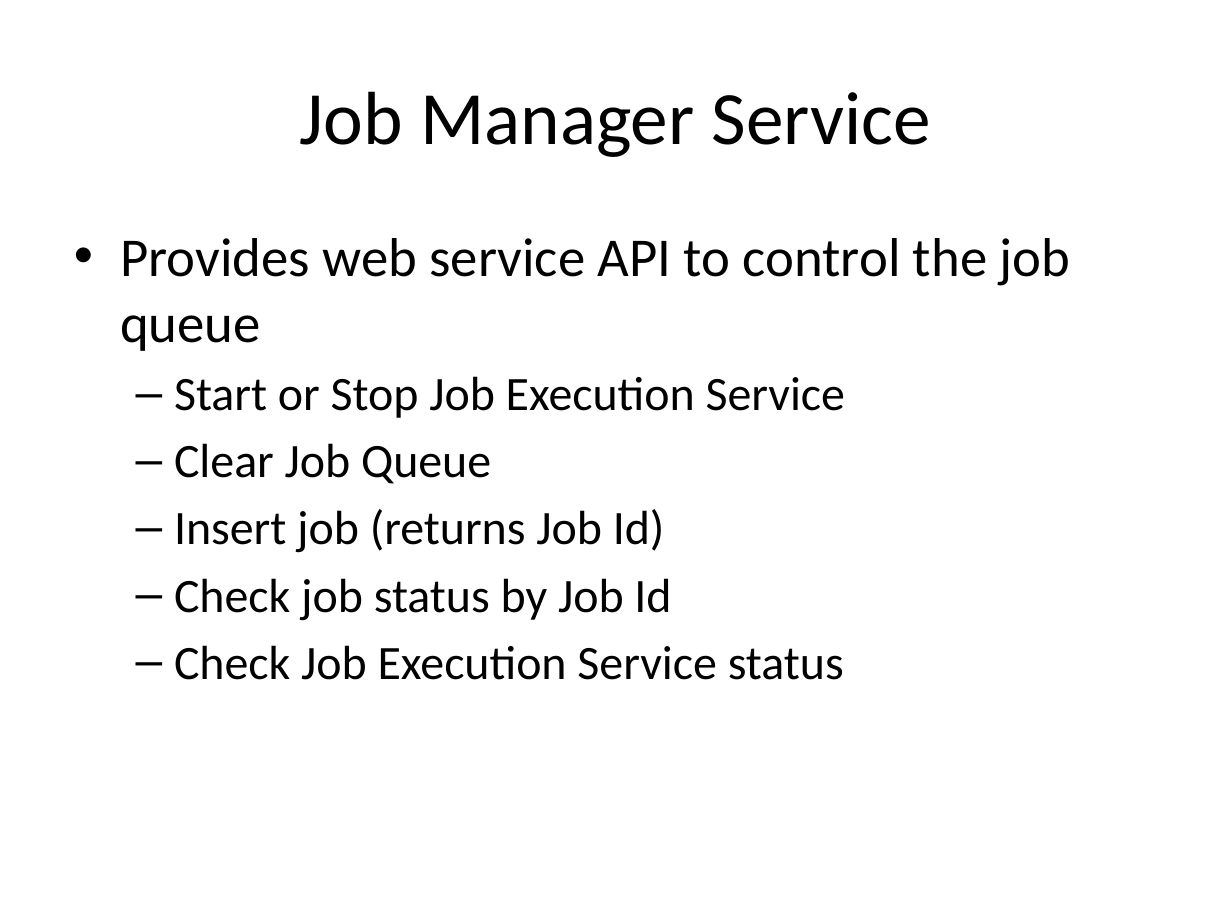
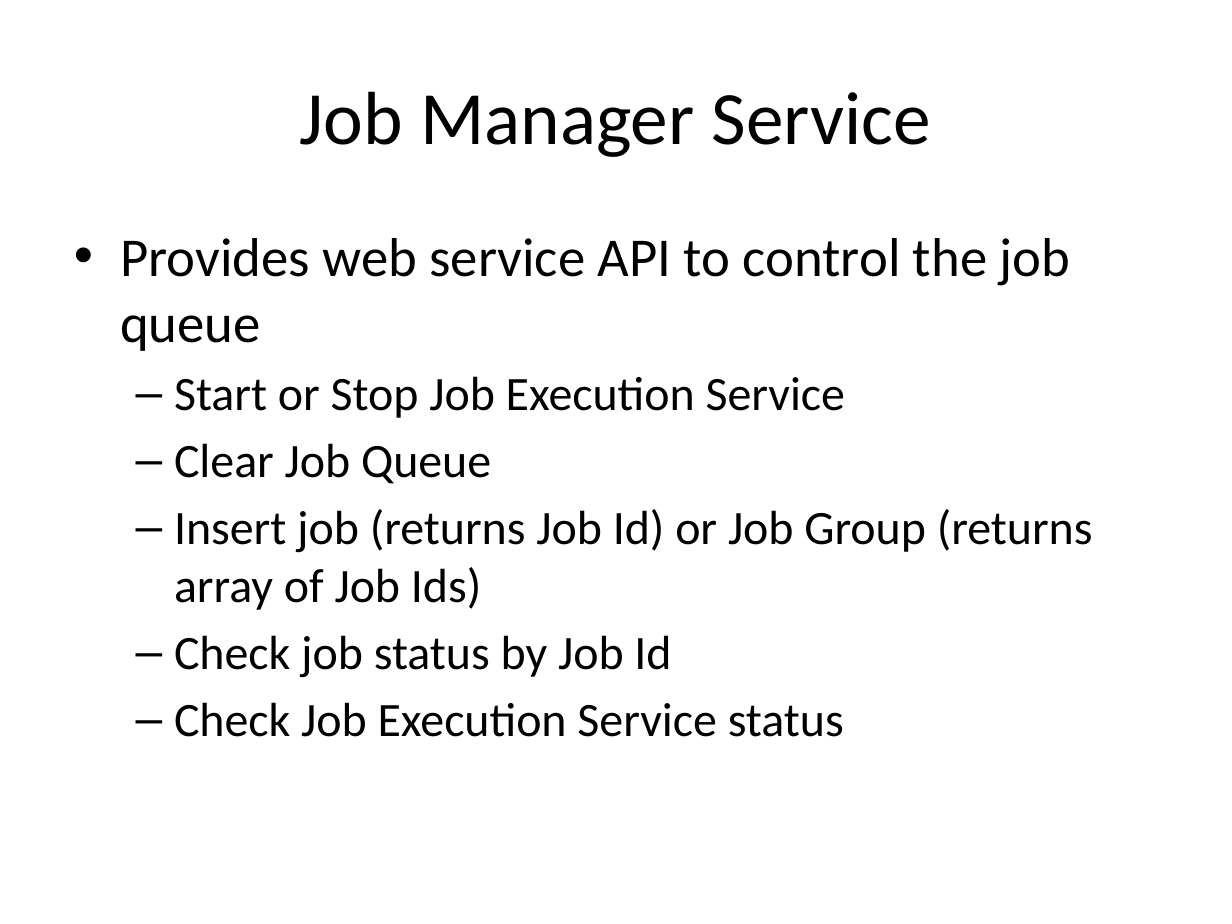
Before and after one commit to kennethchoe/JobQueue, a slide deck: slide 6 of doc/JobQueue Project.pptx. Drawn at 1232x924 pixels with LibreOffice and Linux fonts; fonts in the diff are those of the drawing. Boxes give left, top, right and bottom in pixels: in the first picture for what was removed or moved away, otherwise in the second. Text is boxed around its words. In the diff, an @@ line names an element or a change of style, - is before the commit and + after.

Commit message:
Applied various changes needed for real-life project (SyncDB Service):
Introduced the concept of JobGroup.
Refactored SQL JobLibrary folder structure.
Introduced Command Timeout configuration variable.
Introduced template parameters < > on top of SQL parameters (@) and macro parameters ({ }).
JobQueueManager accepts JSon object instead of comma-delimited parameters.
JobQueueManager can enqueue job group also.

```diff
--- a/doc/JobQueue Project.pptx
+++ b/doc/JobQueue Project.pptx
@@ text at box(174, 509, 1093, 610): text changed @@
-  – Insert job (returns Job Id)
+  – Insert job (returns Job Id) or Job Group (returns array of Job Ids)
```
Also in this commit, not shown: 1 other slide changed.
